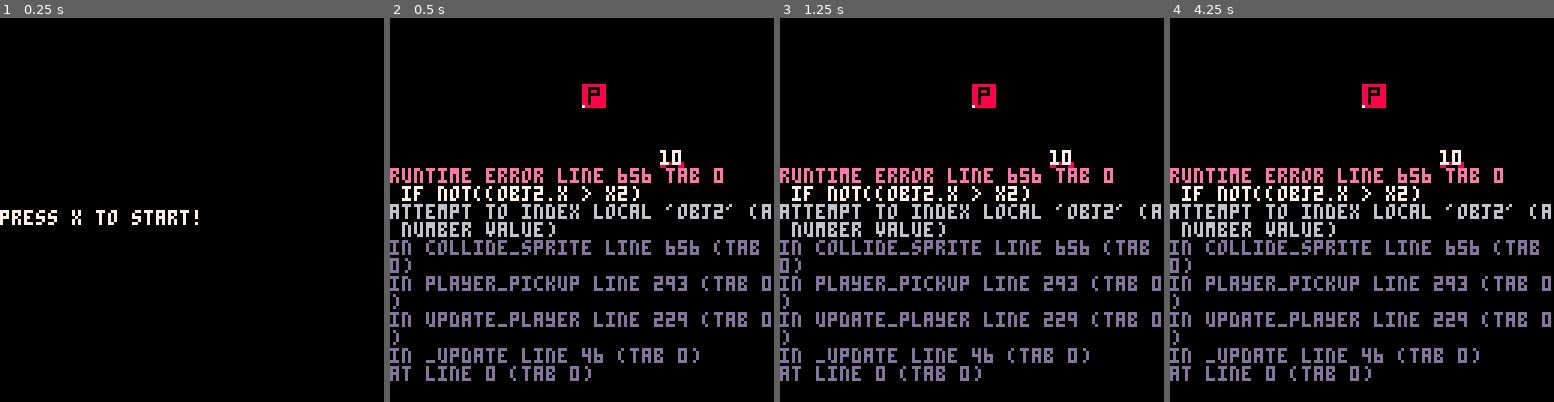
Above: before the commit, frames 1-4 (left to right).
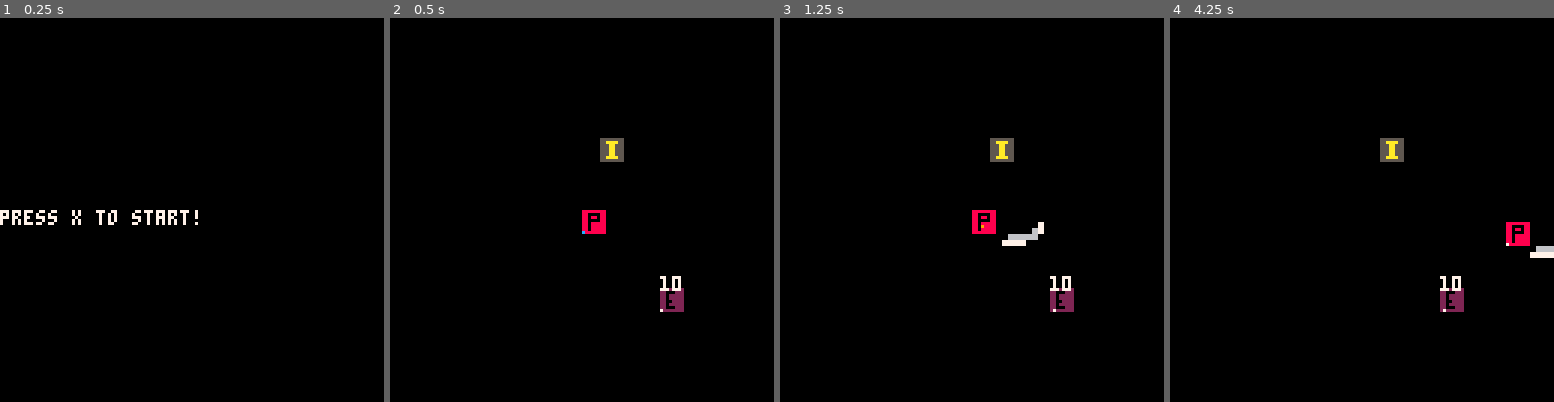
Above: after the commit, the same moments.

Repository: FrederikHR/GDB
Game: PICO-8 cartridge NewGame/main.p8
Two runs of this game, one before a commit and one after it. Both use one fixed random seed, a clock stepped at 60 frames per second and the inputs below.
Inputs:
- Up to frame 1 (0.25 s): no input
- Up to frame 2 (0.5 s): tap X (X key) at 0.33 s
- Up to frame 3 (1.25 s): tap O (Z key) at 0.7 s; tap X (X key) at 1.07 s
- Up to frame 4 (4.25 s): hold Right 1.6-2.1 s; tap O (Z key) every 0.4 s from 1.7 to 4.1 s; tap X (X key) at 1.85, 2.97, 4.08 s; hold Up 2.15-2.42 s; hold Right 2.47-3.03 s; hold Left 3.08-3.58 s; hold Down 3.63-3.97 s; hold Right from 4.02 s (still down)

Frame 1 is identical in both runs. In frame 2, 13% of the frame differs, in the area x 0-100%, y 17-95%; in frame 3, 13%; in frame 4, 13%.
Error before the commit: runtime error line 656 tab 0; if not((obj2.x > x2); attempt to index local 'obj2' (a number value)

Commit message:
more inventory stuff + item spawn

Diff:
--- a/NewGame/scripts/entities/player.lua
+++ b/NewGame/scripts/entities/player.lua
@@ -36,6 +36,7 @@
     p.flp=false
     p.attack=false
     p.interact=false
+    p.inv_full=false
     p.aframe=0
     p.max_aframe=10
 end
@@ -114,9 +115,19 @@
 end
 
 function player_pickup()
-    if collide_sprite(p,"center",0) then
-        p.interact=true
-        inv_init()
+    local pickedup={}
+    for j,i in ipairs(current_items) do
+        if collide_sprite(p,"center",i) then
+            if #inventory<16 then
+                 add(inventory,i)
+                 add(pickedup,j)
+            else
+                p.inv_full=true
+            end
+        end
+    end
+    for i in all(pickedup) do
+        deli(current_items,i)
     end
 end
 
--- a/NewGame/scripts/gear/item.lua
+++ b/NewGame/scripts/gear/item.lua
@@ -1,13 +1,17 @@
+current_items={}
+
 function generate_item (type,rarity,element)
     local item = {}
 
-    if (type == 0) then
-        item.type = rnd(itemTypes)
+    if (not type) then
+        item.type = rnd(item_types)
     else
-        item.type = itemTypes[type]
+        item.type = item_types[type]
     end
 
-    if (rarity == 0) then
+    item.spr=item_sprites[item.type]
+
+    if (not rarity) then
         item.rarity = rnd(5) + 1
     else
         item.rarity = rarity
@@ -15,13 +19,29 @@
 
     if (item.rarity == "trash") then
         item.element = "none"
-    elseif (element == 0) then
+    elseif (not element) then
         item.element = rnd(elements)
     else
         item.element = elements[element]
     end
 
+    item.sz=1
+    item.taken=false
+
     return item
+end
+
+function spawn_item(x,y,type,rarity,element)
+    local item = generate_item(type,rarity,element)
+    item.x=x
+    item.y=y
+    add(current_items,item)
+end
+
+function draw_items_on_map()
+    for _,i in pairs(current_items) do
+        spr(32,i.x,i.y)
+    end
 end
 
 function upgrade_item (item)
--- a/NewGame/scripts/gear/lib.lua
+++ b/NewGame/scripts/gear/lib.lua
@@ -7,6 +7,17 @@
     "orb",
     "shield",
     "whip"
+}
+
+item_sprites = {
+    sword=210,
+    spear=214,
+    dagger=212,
+    wand=215,
+    mace=211,
+    orb=208,
+    shield=213,
+    whip=209
 }
 
 elements = {
--- a/NewGame/scripts/scenes/game.lua
+++ b/NewGame/scripts/scenes/game.lua
@@ -3,15 +3,18 @@
 }
 
 function game_init()
+    menuitem(2,"inventory",function() inv_init() end)
     camera(0,0)
     _update=game_update
     _draw=game_draw
+    spawn_item(70,40)
 end
 
 function game_draw()
     cls()
     --map(0,0)
     --mset(0,0,32)
+    draw_items_on_map()
     draw_player()
     for _,e in pairs(enemies) do
         draw_enemy(e)
--- a/NewGame/scripts/scenes/inventory.lua
+++ b/NewGame/scripts/scenes/inventory.lua
@@ -1,13 +1,6 @@
-inventory = {
-    {spr=192},{spr=193},
-    {spr=194},{spr=195},
-    {spr=196},{spr=197},
-    {spr=198},{spr=199},
-    {spr=200},{spr=201},
-    {spr=202},{spr=203},
-    {spr=204},{spr=205},
-    {spr=206},{spr=207}
-}
+inventory = {}
+
+equipment={}
 
 inv_pos={0,0}
 inv_prompt_pos=0
@@ -38,6 +31,11 @@
 function draw_inv()
     local SZ = 16
     local OFFSET = 32
+    for i=1,16 do
+        local x1=((i-1)%4)*SZ+OFFSET
+        local x2=((i-1)\4)*SZ
+        rect(x1,x2,x1+SZ,x2+SZ,6)
+    end
     for i,obj in ipairs(inventory) do
         local x,y = get_x_y(obj.spr)
         sspr(x,y,8,8,((i-1)%4)*SZ+OFFSET,((i-1)\4)*SZ,SZ,SZ)
@@ -50,7 +48,7 @@
     draw_slots()
 
     --draw currently highlighted weapon with stats
-    draw_current_item()
+    draw_current_item(inv_pos[1],inv_pos[2])
 
     print("❎ to select, 🅾️ to delete",0,112)
     print("pause to return to game",6,120)
@@ -102,9 +100,9 @@
 end
 
 function draw_slots()
-    local area1={0,65}
+    local area1={0,66}
     local col1=12
-    local area2={41,65}
+    local area2={41,66}
     local col2=8
     print("slot 1",area1[1],area1[2],col1)
     print("sword",area1[1],area1[2]+8,col1)
@@ -117,10 +115,17 @@
     print("trash",area2[1],area2[2]+24,col2)
 end
 
-function draw_current_item()
-    local area={82,65}
+function draw_current_item(x,y)
+    local pos=y*4+x+1
+    local area={82,66}
     local col=6
     print("current",area[1],area[2],col)
-    print("mace",area[1],area[2]+8,col)
-
+    if inventory[pos] then
+        print(inventory[pos].type,area[1],area[2]+8,col)
+        print(inventory[pos].element,area[1],area[2]+16,col)
+        print(inventory[pos].rarity,area[1],area[2]+24,col)
+    else
+        print("no item",area[1],area[2]+8,col)
+        print("selected",area[1],area[2]+16,col)
+    end
 end
--- a/NewGame/scripts/scenes/menu.lua
+++ b/NewGame/scripts/scenes/menu.lua
@@ -1,6 +1,4 @@
 function _init() menu_init() end
-
-menuitem(2,"inventory",function() inv_init() end)
 
 function menu_init()
     camera(0,0)
--- a/NewGame/scripts/utils/collision.lua
+++ b/NewGame/scripts/utils/collision.lua
@@ -70,8 +70,8 @@
 
 	if not((obj2.x > x2)
 	or (obj2.y > y2)
-	or ((obj2.x+obj2.sz) < x1)
-	or ((obj2.y+obj2.sz) < y1)) then
+	or ((obj2.x+obj2.sz*8) < x1)
+	or ((obj2.y+obj2.sz*8) < y1)) then
 		return true
 	end
 
